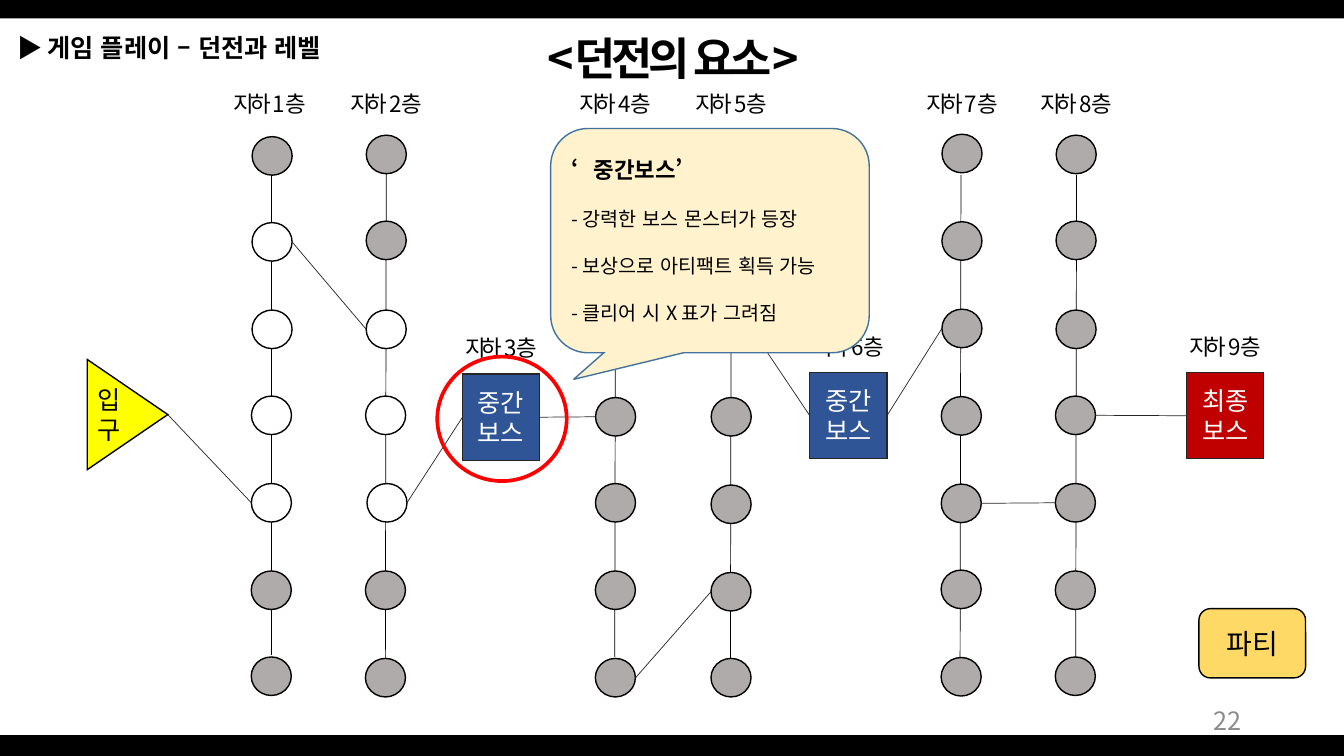
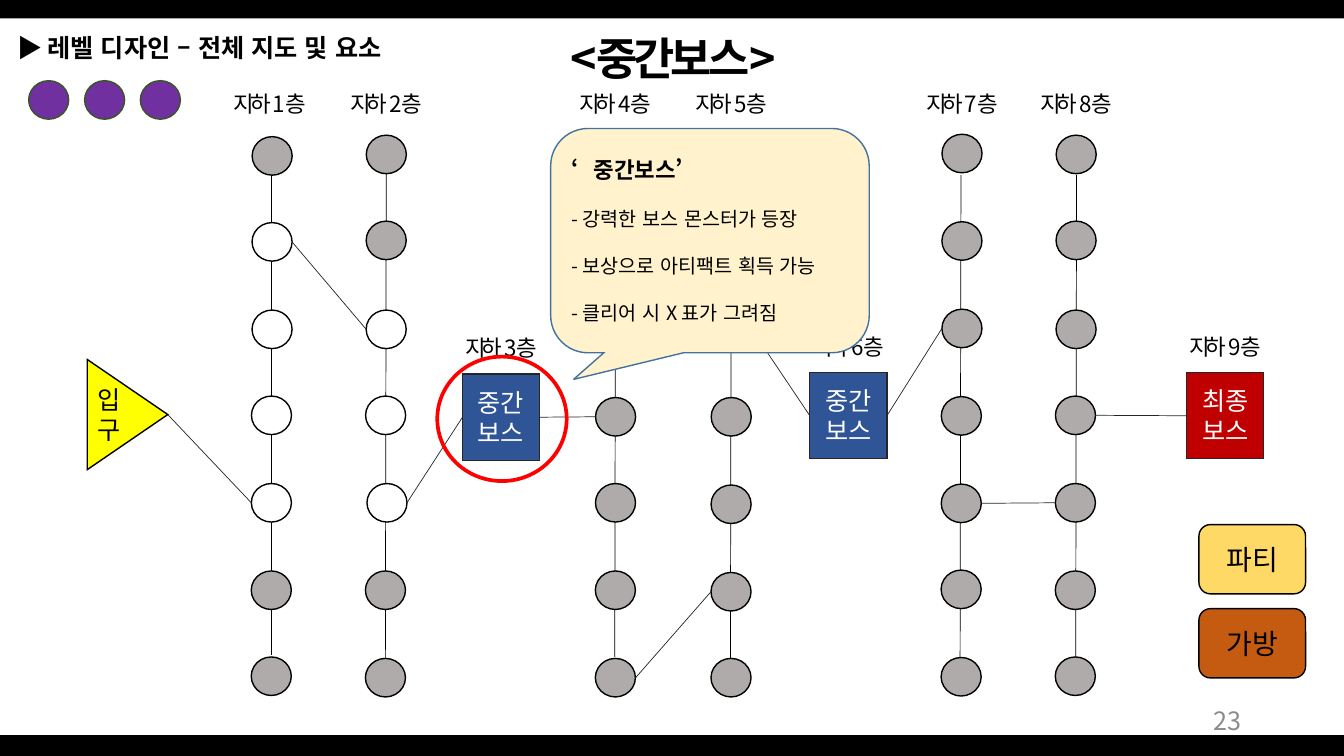
Before and after one commit to Bumizi/GameDesign, a slide deck: slide 23 of 2018 동계방학 기획자 특훈/Dungeon Tamer_1901011.pptx (slide 22 before the commit). Drawn at 1344x756 pixels with LibreOffice and Linux fonts; fonts in the diff are those of the drawing. Boxes give left, top, right and bottom in pixels: in the first picture for what was removed or moved away, otherwise in the second. Text is boxed around its words. In the diff, an @@ line names an element or a change of style, - is before the commit and + after.

Commit message:
Dungeon Tamer 10차
제안서 10차
-목차 수정
-레벨 디자인(전투화면UI) 다듬기
-맵 디자인 설정 추가
-시스템 디자인 항목 추가

```diff
--- a/2018 동계방학 기획자 특훈/Dungeon Tamer_1901011.pptx
+++ b/2018 동계방학 기획자 특훈/Dungeon Tamer_1901011.pptx
@@ text removed at box(47, 36, 321, 60) @@
-▶ 게임 플레이 – 던전과 레벨
@@ text added at box(47, 36, 381, 60), 18 pt, text #000000, bold @@
+▶ 레벨 디자인 – 전체 지도 및 요소
@@ text at box(570, 37, 775, 79): text changed @@
-<던전의 요소>
+<중간보스>
@@ ellipse added at box(28, 81, 69, 119), fill #7030A0, outline #385723 1 pt @@
@@ ellipse added at box(85, 81, 125, 119), fill #7030A0, outline #385723 1 pt @@
@@ ellipse added at box(140, 81, 180, 119), fill #7030A0, outline #385723 1 pt @@
@@ rounded rectangle "파티": place and size @@
-rounded rectangle "파티" at box(1199, 609, 1306, 679)
+rounded rectangle "파티" at box(1199, 524, 1306, 594)
@@ rounded rectangle added at box(1199, 609, 1306, 679), fill #C55A11, outline #000000 1 pt, 20 pt, text #000000 @@
+가방
@@ page number at box(1213, 711, 1241, 737): text changed @@
-22
+23
```
Also in this commit, not shown: 46 other slides changed, 14 slides added.
